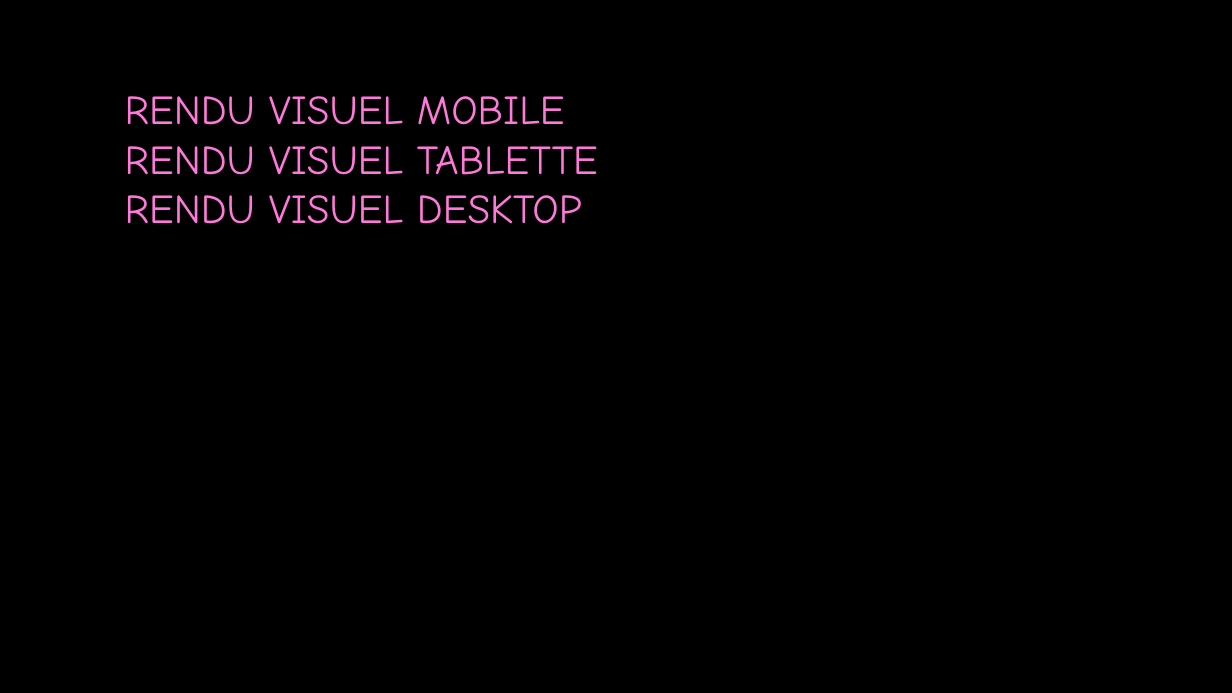
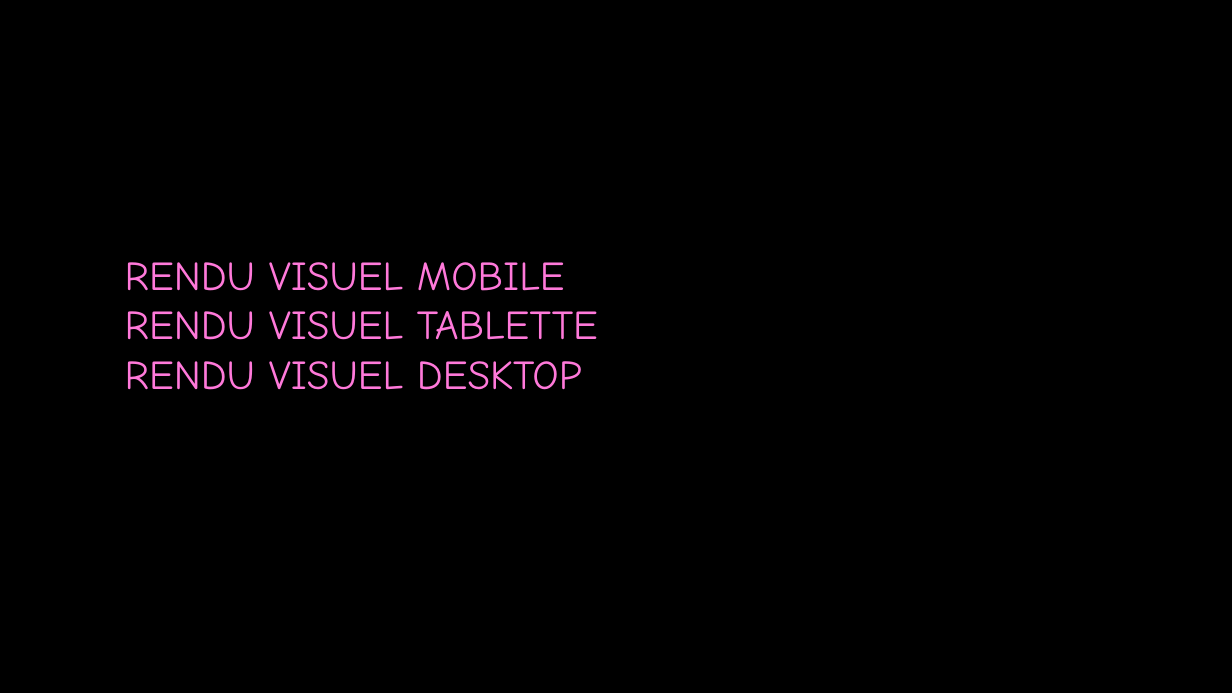
Before and after one commit to julescynamon/CYNAMONJules_3_19102021, a slide deck: slide 3 of PrésentationProjet 3.pptx. Drawn at 1232x693 pixels with LibreOffice and Linux fonts; fonts in the diff are those of the drawing; background and template pictures are left out. Boxes give left, top, right and bottom in pixels: in the first picture for what was removed or moved away, otherwise in the second. Text is boxed around its words. In the diff, an @@ line names an element or a change of style, - is before the commit and + after.

```diff
--- a/PrésentationProjet 3.pptx
+++ b/PrésentationProjet 3.pptx
@@ title "RENDU VISUEL MOBILE RENDU VISUEL ...": place and size @@
-title "RENDU VISUEL MOBILE RENDU VISUEL ..." at [125,96,598,224]
+title "RENDU VISUEL MOBILE RENDU VISUEL ..." at [125,262,598,390]
```
Also in this commit, not shown: 2 other slides changed, 1 slide added, 12 other files.
